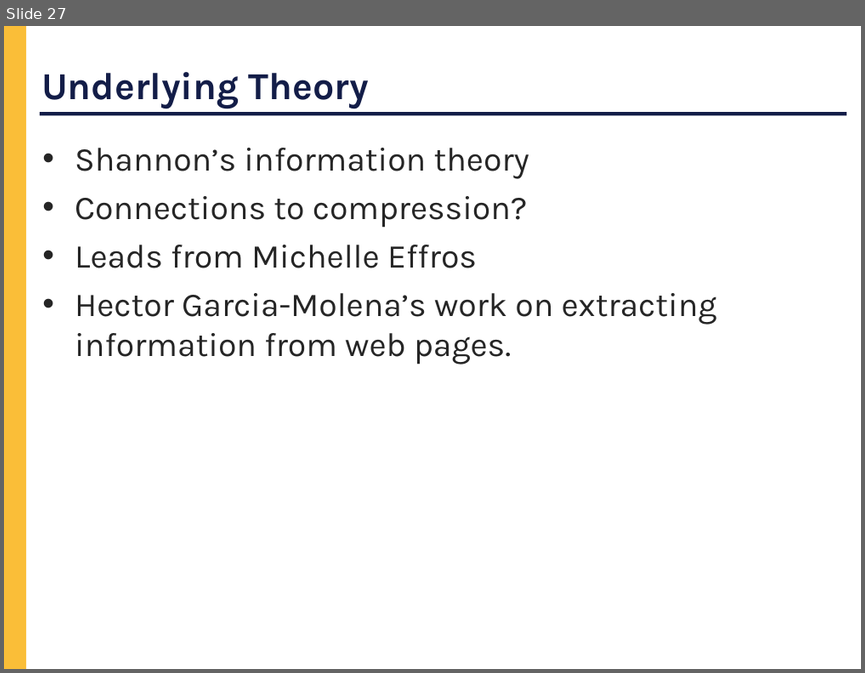
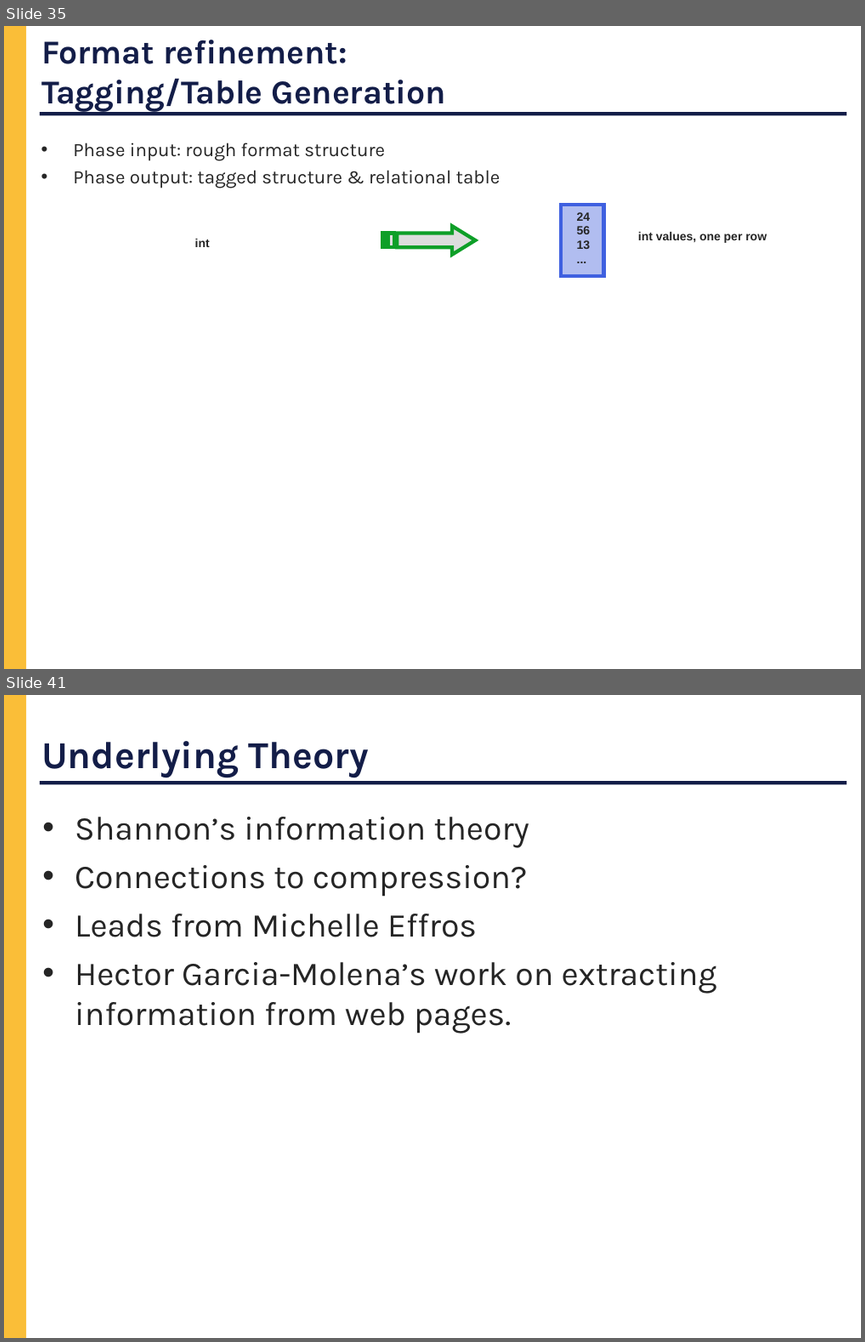
Before and after one commit to cornell-pl/forest, a slide deck: pads/Notes/DARPA/Kickoff.ppt. Shown one above the other, each under a label of ours: slide 27 before the commit, slides 35 and 41 after it; the slides between them are not shown. The pictures are 865x673 and 865x1342 pixels, drawn with LibreOffice and Linux fonts; fonts in the diff are those of the drawing. Boxes give left, top, right and bottom in pixels: in the first picture for what was removed or moved away, otherwise in the second. Text is boxed around its words. In the diff, an @@ line names an element or a change of style, - is before the commit and + after.

```diff
--- a/pads/Notes/DARPA/Kickoff.ppt
+++ b/pads/Notes/DARPA/Kickoff.ppt
@@ slide 35 added at <box>4,26,861,669</box>, background #FFFFFF; not listed: 2 template elements that a slide beside it also shows @@
@@ title added at <box>41,40,447,112</box>, 28 pt, text #131D48, bold @@
+Format refinement:
+Tagging/Table Generation
@@ text added at <box>73,142,500,188</box>, 16 pt, text #252525 @@
+• Phase input: rough format structure
+• Phase output: tagged structure & relational table
@@ freeform shape added at <box>383,226,475,254</box>, fill #DDDDDD, outline #0E9F28 3 pt @@
@@ rectangle added at <box>561,204,604,275</box>, fill #B1BDF0, outline #3F60E0 3 pt @@
@@ text added at <box>577,212,590,249</box>, 10 pt, text #252525, bold @@
+24
+56
+13
+...
@@ text added at <box>195,238,210,247</box>, 10 pt, text #252525, bold @@
+int
@@ text added at <box>638,232,766,243</box>, 10 pt, text #252525, bold @@
+int values, one per row
@@ what was slide 27 is now slide 41 @@
```
Also in this commit, not shown: 3 slides changed, 14 other slides added, 1 slide removed.
